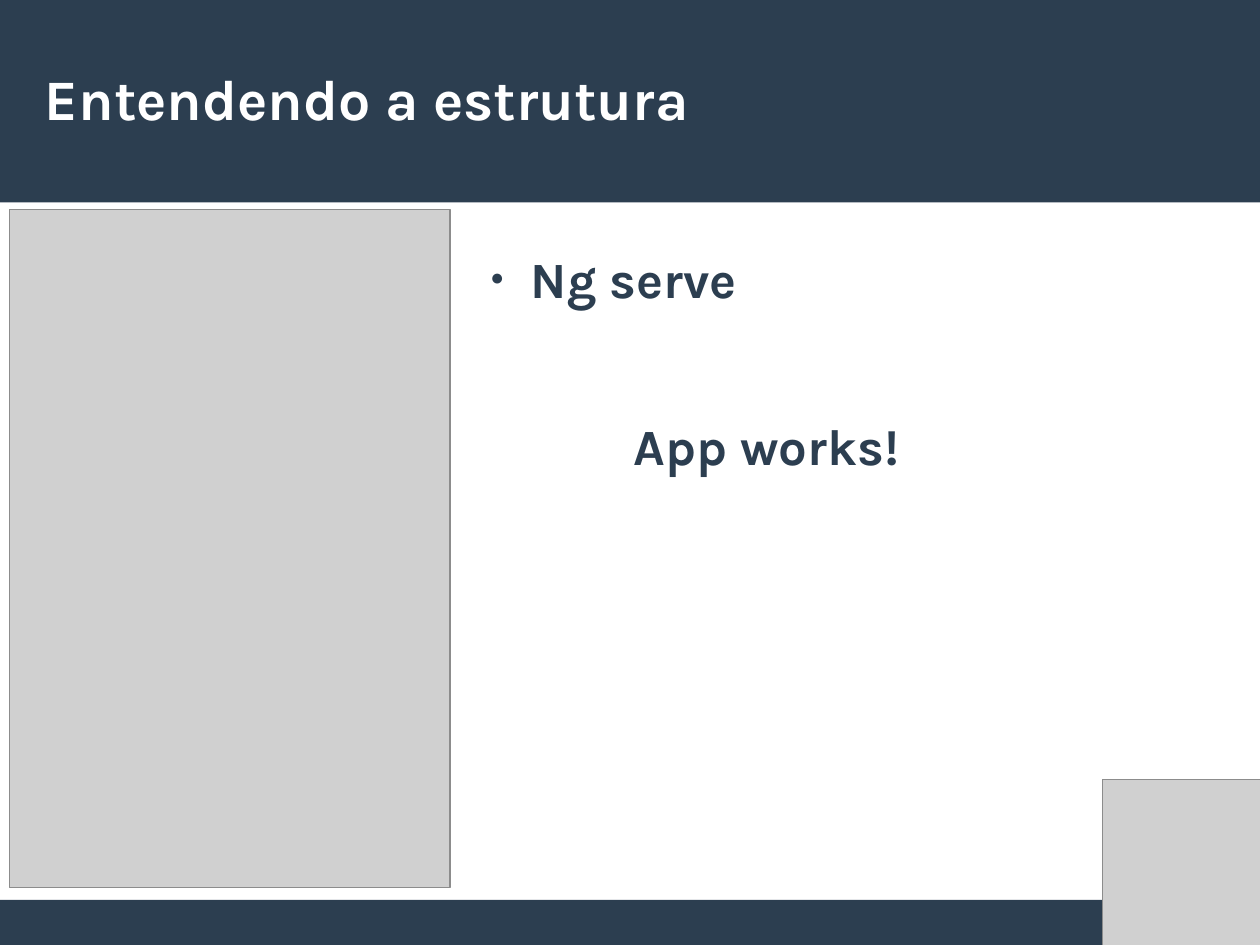
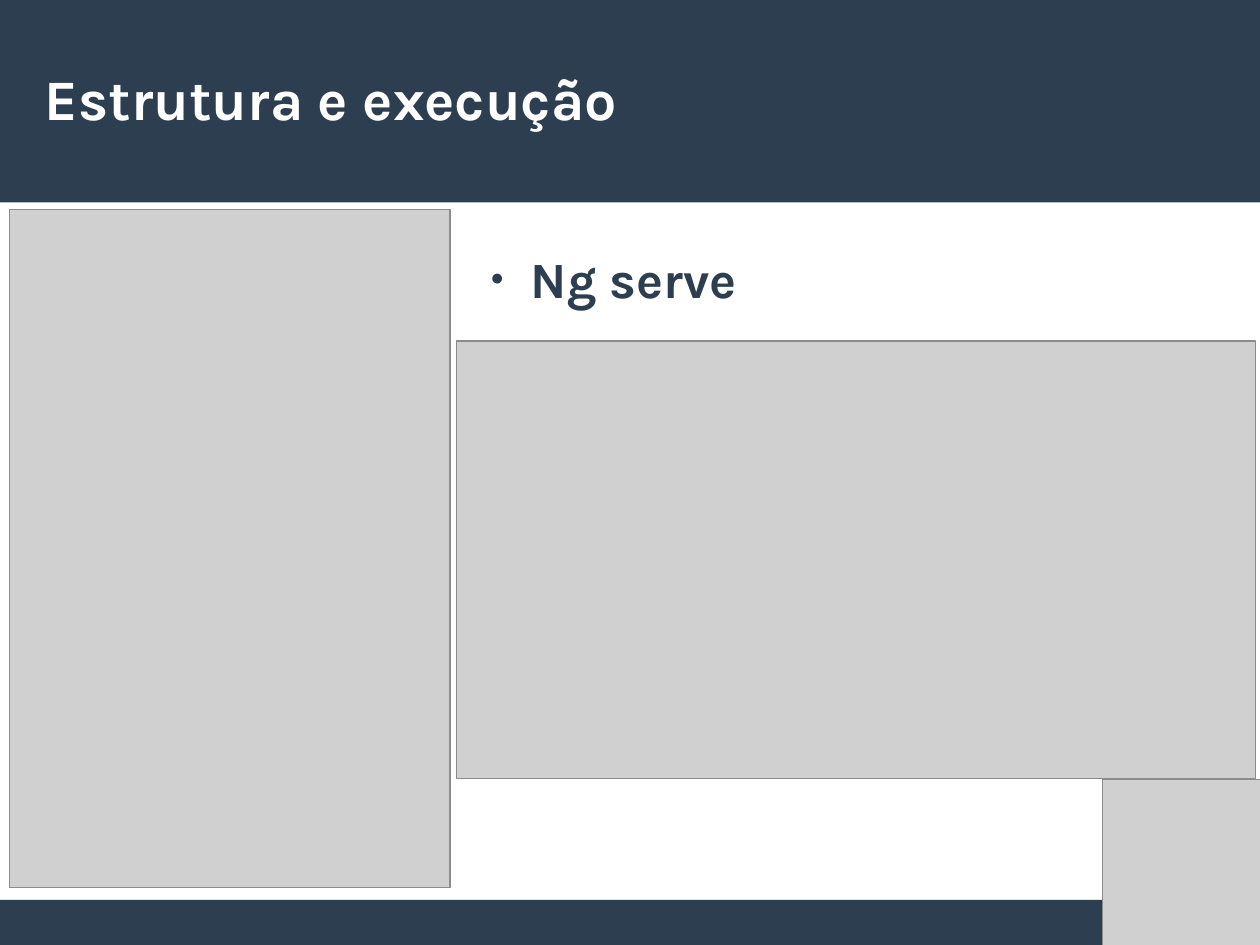
Before and after one commit to willianmarquesfreire/AulasAngular2, a slide deck: slide 10 of Slides.odp (slide 11 before the commit). Drawn at 1260x945 pixels with LibreOffice and Linux fonts; fonts in the diff are those of the drawing; grey boxes stand for pictures. Boxes give left, top, right and bottom in pixels: in the first picture for what was removed or moved away, otherwise in the second. Text is boxed around its words. In the diff, an @@ line names an element or a change of style, - is before the commit and + after.

```diff
--- a/Slides.odp
+++ b/Slides.odp
@@ title at <box>45,79,617,132</box>: text changed @@
-Entendendo a estrutura
+Estrutura e execução
@@ picture added at <box>456,341,1255,779</box> @@
@@ text at <box>634,430,899,477</box>: paragraph removed @@
-App works!
```
Also in this commit, not shown: 3 other slides changed, 2 slides removed, 7 other files.
